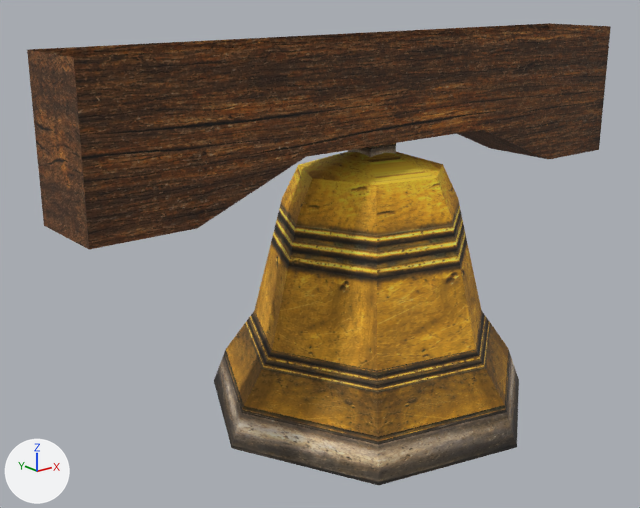
What one commit did to the glTF model worlds/mm9/models/mm9_deco_bell.glb.
Before and after are seen from a 50 mm camera at (-6.27, -6.95, 4.93) aimed at (-0.46, 0.31, 2.02). Arrows for +X, +Y and +Z are at lower left; the lights stay in place. The older version comes first. Vertices at exactly the same position are counted once.

The scene before the commit, as lines of its bpy script (objects in view):
```python
me_bell = bpy.data.meshes.new('Bell')
me_bell.from_pydata(...)  # 104 vertices, 178 faces; spans x -3.45..3.45, y -1.84..1.84, z 0.0..4.35
# faces by material slot: [136, 42]
me_bell.materials.append(mat_bell)
me_bell.materials.append(mat_bell_2s)
ob_bell = bpy.data.objects.new('Bell', me_bell)
ob_bell.location = (0.0, 0.0, 0.0)
```
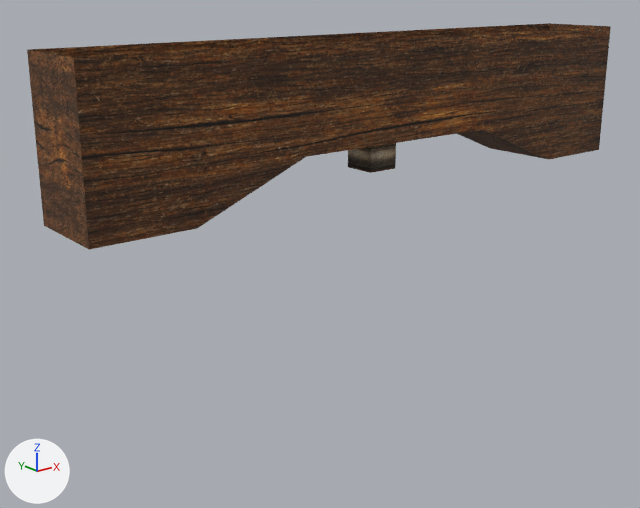
Location of each change, (x1, y1, x2, y2) in pixels of the pictures (640 x 508 px):
'Bell', reshaped (51% shorter)
    before: (27, 23, 611, 485)
    after: (27, 23, 611, 250)
part 1 of me_bell, deleted (brown)
    before: (214, 152, 519, 485)

What changed in the scene script:
```text
Change me_bell:
    used by ob_bell; location = (0.0, 0.0, 0.0)
    remove me_bell.from_pydata(...)  # 104 vertices, 178 faces; spans x -3.45..3.45, y -1.84..1.84, z 0.0..4.35
    remove me_bell.materials.append(mat_bell)
    add me_bell.from_pydata(...)  # 32 vertices, 42 faces; spans x -3.45..3.45, y -0.46..0.46, z 2.83..4.35
    me_bell part 1: the loose piece of 58 vertices spanning x -1.88..1.71, y -1.84..1.84, z 0.27..3.22 is deleted
    other edits to the shape of me_bell do not show in these pictures
```
